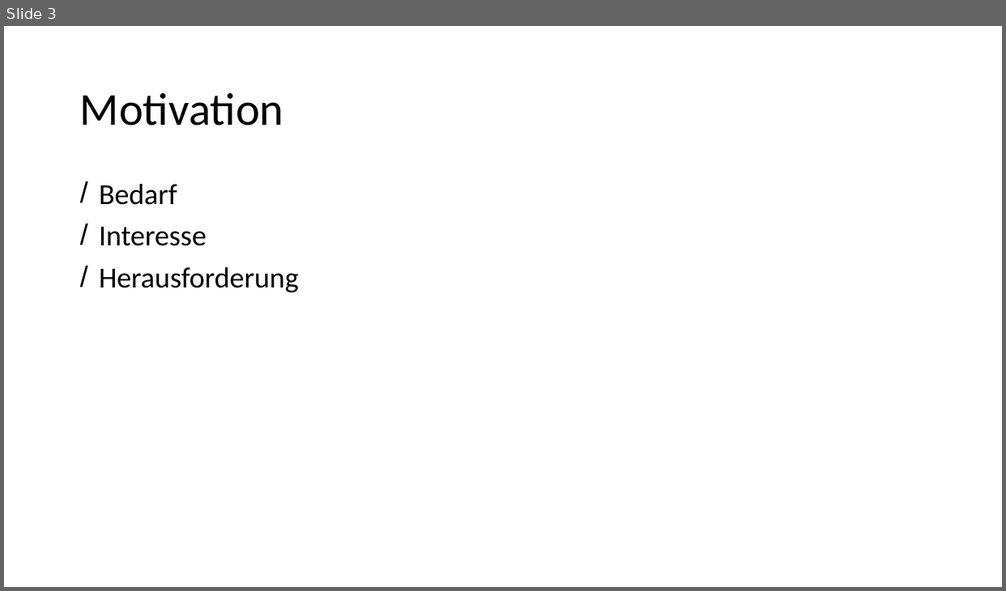
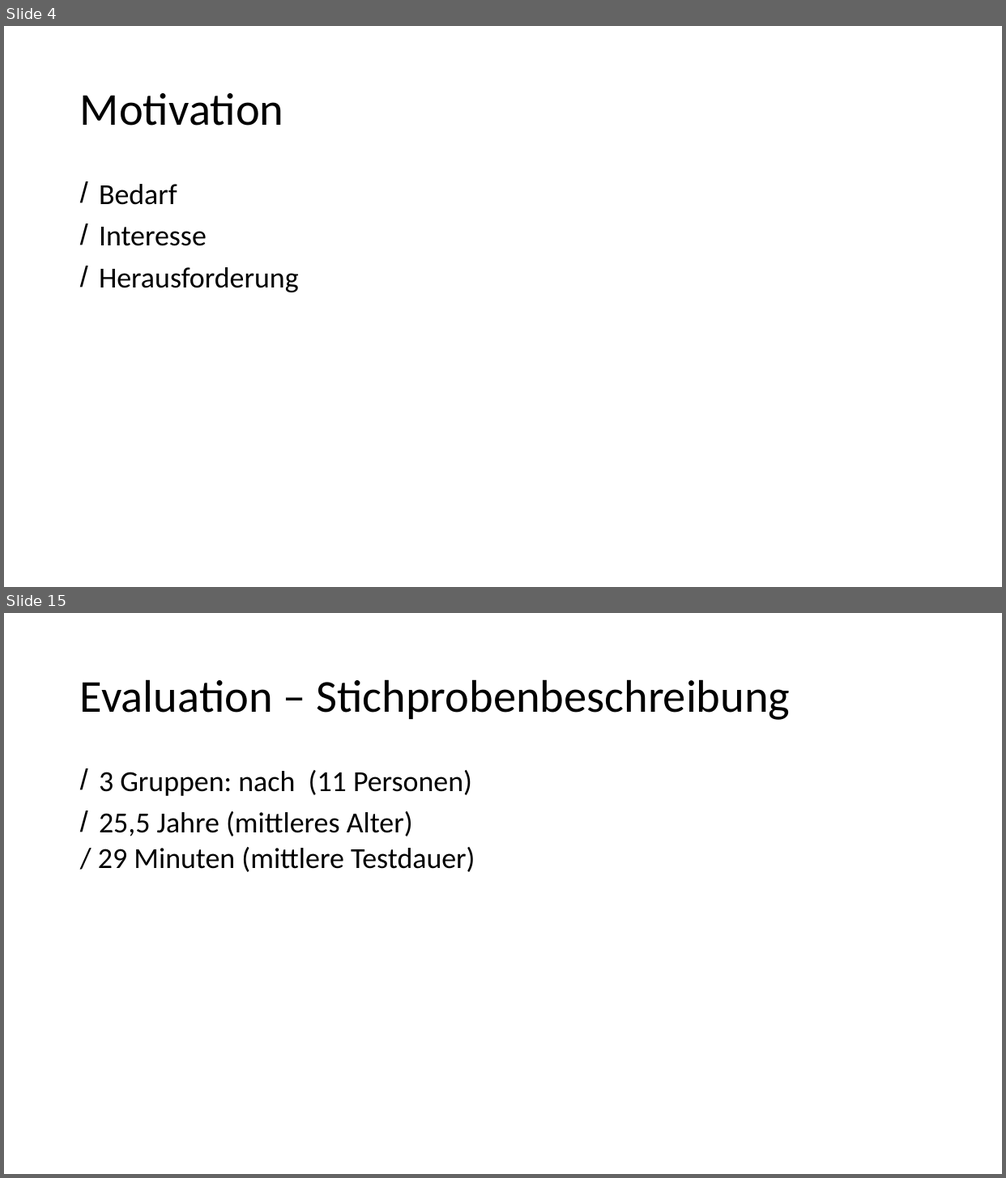
Before and after one commit to advocd/MasterThesis, a slide deck: Abgaben/Präsentation Masterarbeit/Präsentation Muench.pptx. Shown one above the other, each under a label of ours: slide 3 before the commit, slides 4 and 15 after it; the slides between them are not shown. The pictures are 1006x591 and 1006x1178 pixels, drawn with LibreOffice and Linux fonts; fonts in the diff are those of the drawing. Boxes give left, top, right and bottom in pixels: in the first picture for what was removed or moved away, otherwise in the second. Text is boxed around its words. In the diff, an @@ line names an element or a change of style, - is before the commit and + after.

```diff
--- a/Abgaben/Präsentation Masterarbeit/Präsentation Muench.pptx
+++ b/Abgaben/Präsentation Masterarbeit/Präsentation Muench.pptx
@@ slide 15 added at (4,613,1002,1174), background #FFFFFF @@
@@ title added at (80,679,790,720), 44 pt, text #000000 @@
+Evaluation – Stichprobenbeschreibung
@@ text added at (98,770,475,872), 28 pt, text #000000 @@
+/ 3 Gruppen: nach (11 Personen)
+/ 25,5 Jahre (mittleres Alter)
+/ 29 Minuten (mittlere Testdauer)
@@ what was slide 3 is now slide 4 @@
```
Also in this commit, not shown: 5 slides changed, 11 other slides added, 3 slides removed, 1 other file.
